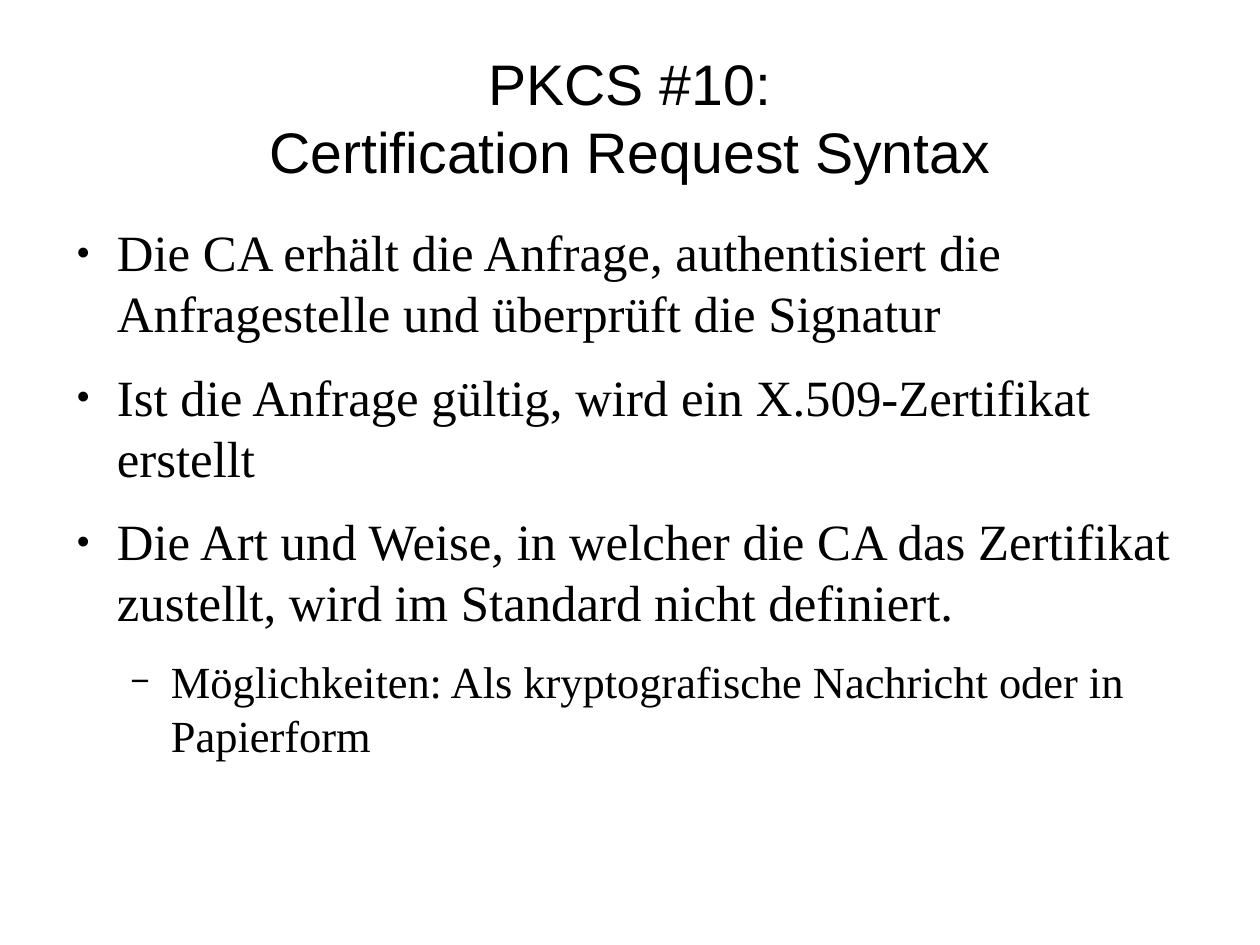
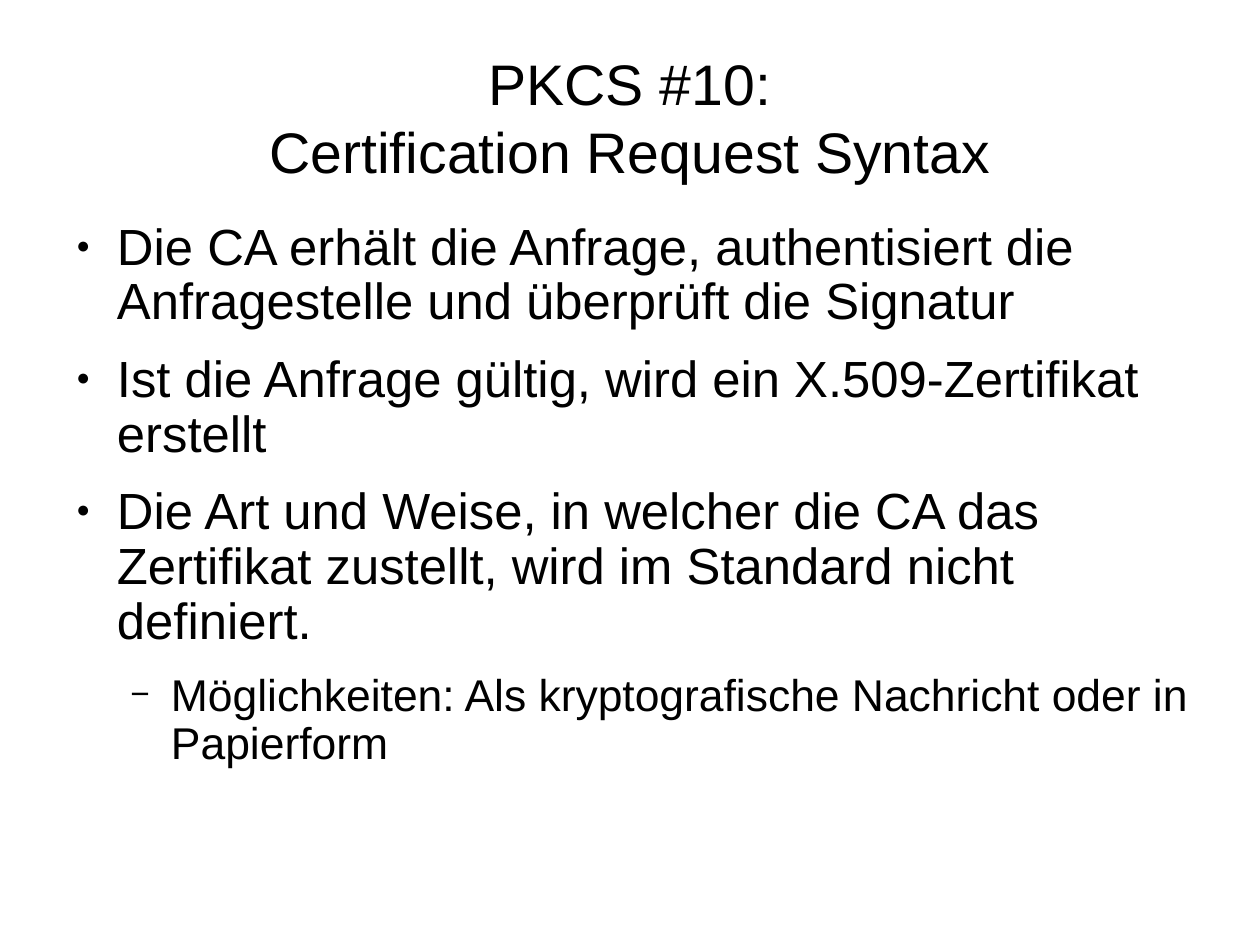
Before and after one commit to FFHS-Inf-2010-students/sa-krypt, a slide deck: slide 34 of pres/praesentation.odp (slide 35 before the commit). Drawn at 1260x945 pixels with LibreOffice and Linux fonts; fonts in the diff are those of the drawing. Boxes give left, top, right and bottom in pixels: in the first picture for what was removed or moved away, otherwise in the second. Text is boxed around its words. In the diff, an @@ line names an element or a change of style, - is before the commit and + after.

Commit message:
Fonts fixen in Präsentation; PDF erstellen

```diff
--- a/pres/praesentation.odp
+++ b/pres/praesentation.odp
@@ text "Die CA erhält die Anfrage, ..." at [117, 228, 1188, 768]: font Times New Roman to Arial; line spacing 1 to 0.9 @@
```
Also in this commit, not shown: 30 other slides changed, 1 slide removed, 1 other file.
